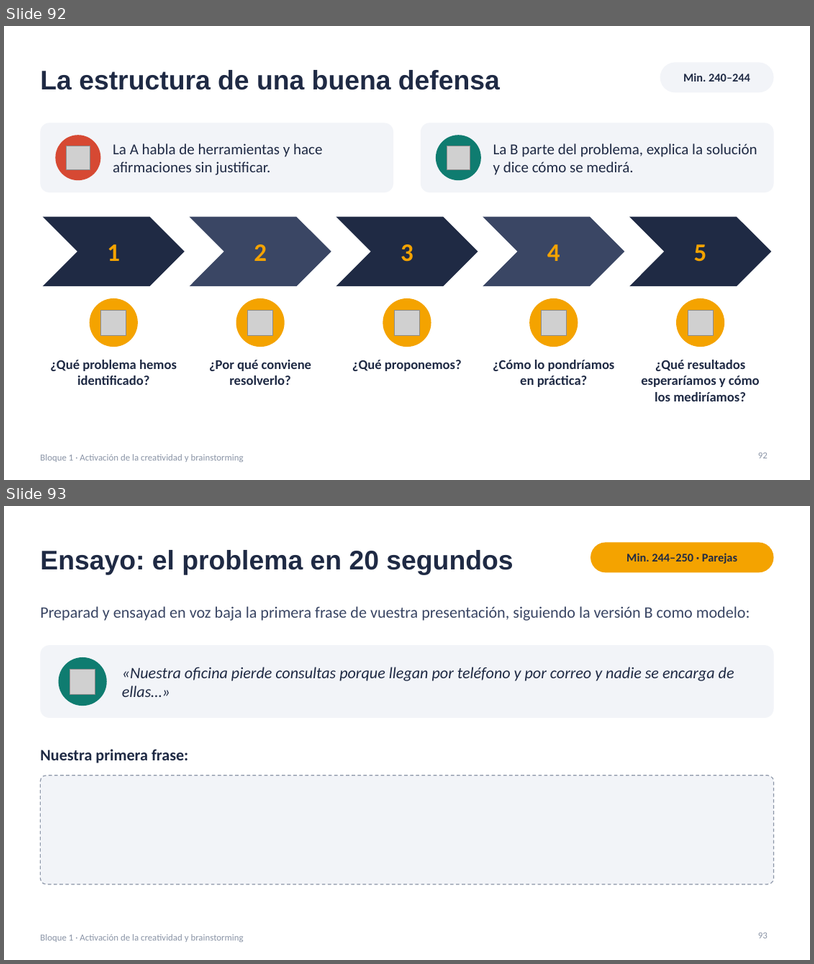
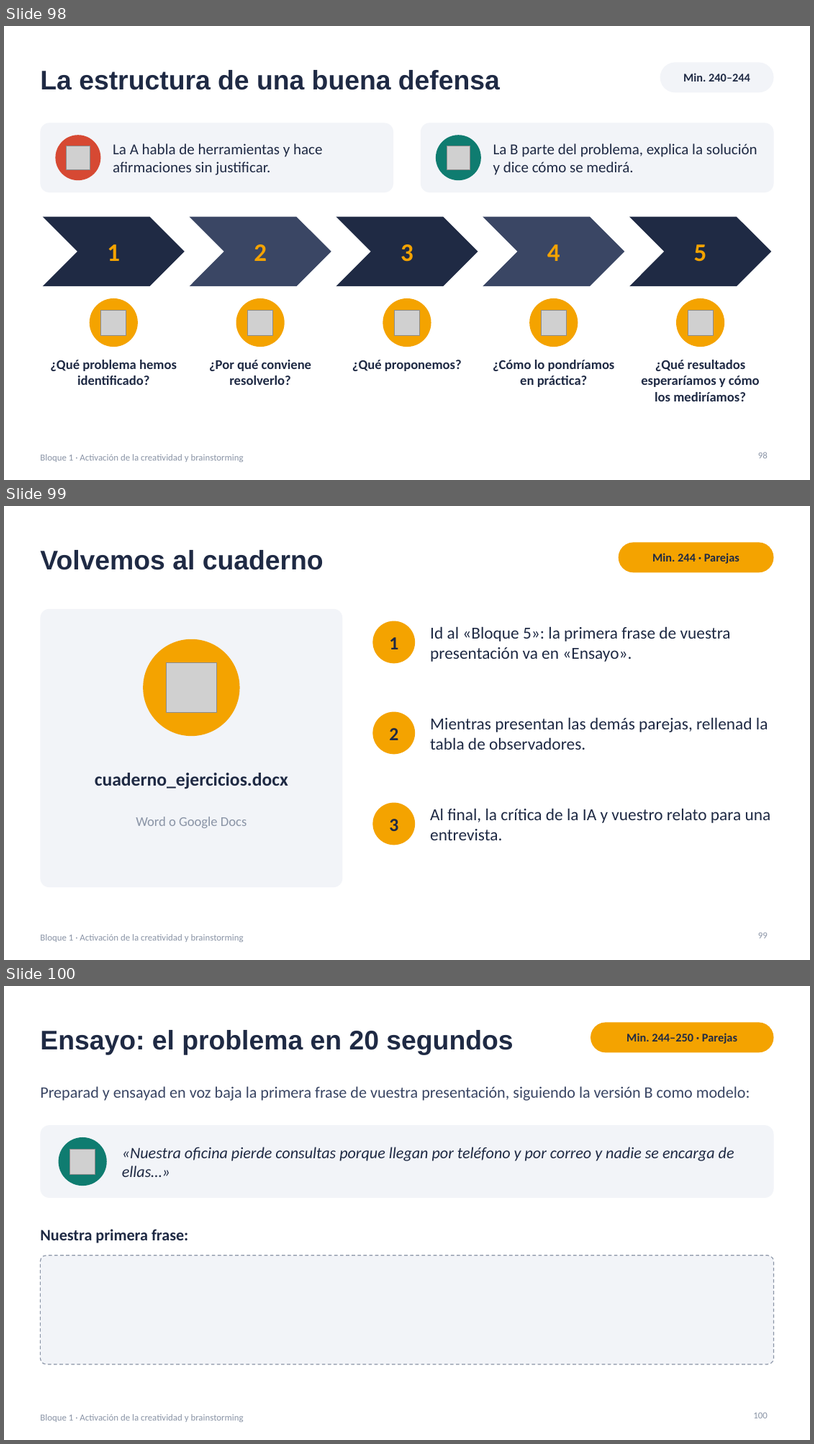
Before and after one commit to jjnieto/creatividad-ofimatica-ia, a slide deck: diapositivas/Curso.pptx. Shown one above the other, each under a label of ours: slides 92 and 93 before the commit, slides 98, 99 and 100 after it. The pictures are 814x964 and 814x1444 pixels, drawn with LibreOffice and Linux fonts; fonts in the diff are those of the drawing; grey boxes stand for pictures. Boxes give left, top, right and bottom in pixels: in the first picture for what was removed or moved away, otherwise in the second. Text is boxed around its words. In the diff, an @@ line names an element or a change of style, - is before the commit and + after.

```diff
--- a/diapositivas/Curso.pptx
+++ b/diapositivas/Curso.pptx
@@ slide 99 added at box(4, 506, 810, 960), background #FFFFFF; not listed: 1 template element that a slide beside it also shows @@
@@ rounded rectangle added at box(619, 542, 774, 572), fill #F4A300 @@
@@ title added at box(40, 550, 324, 570), 32 pt, text #1F2A44, bold @@
+Volvemos al cuaderno
@@ text added at box(653, 553, 740, 564), 14 pt, text #1F2A44, bold @@
+Min. 244 · Parejas
@@ rounded rectangle added at box(40, 609, 343, 887), fill #F2F4F8 @@
@@ ellipse added at box(373, 621, 415, 663), fill #F4A300 @@
@@ text added at box(430, 626, 731, 662), 20 pt, text #1F2A44 @@
+Id al «Bloque 5»: la primera frase de vuestra presentación va en «Ensayo».
@@ ellipse added at box(143, 639, 240, 736), fill #F4A300 @@
@@ text added at box(389, 637, 399, 649), 22 pt, text #1F2A44, bold @@
+1
@@ picture added at box(166, 662, 216, 713) @@
@@ ellipse added at box(373, 712, 415, 754), fill #F4A300 @@
@@ text added at box(430, 717, 769, 749), 20 pt, text #1F2A44 @@
+Mientras presentan las demás parejas, rellenad la tabla de observadores.
@@ text added at box(389, 728, 399, 740), 22 pt, text #1F2A44, bold @@
+2
@@ text added at box(95, 772, 288, 789), 22 pt, text #1F2A44, bold @@
+cuaderno_ejercicios.docx
@@ ellipse added at box(373, 803, 415, 845), fill #F4A300 @@
@@ text added at box(430, 808, 772, 840), 20 pt, text #1F2A44 @@
+Al final, la crítica de la IA y vuestro relato para una entrevista.
@@ text added at box(136, 816, 247, 828), 16 pt, text #8A94A6 @@
+Word o Google Docs
@@ text added at box(389, 818, 399, 831), 22 pt, text #1F2A44, bold @@
+3
@@ page number added at box(759, 932, 768, 938), 11 pt, text #8A94A6 @@
+99
@@ what was slide 92 is now slide 98 @@
@@ page number at box(759, 452, 768, 458): text changed @@
-92
+98
@@ what was slide 93 is now slide 100 @@
@@ page number at box(754, 1412, 768, 1418): text changed @@
-93
+100
```
Also in this commit, not shown: 6 other slides added, 2 other files.
